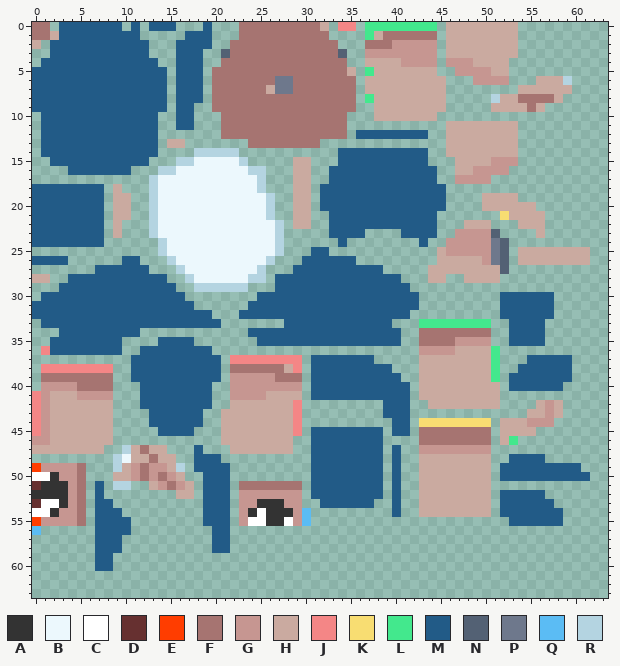
Edited in one commit: pixel-art sprite (models/gnome/redTexture/face.png). Above is the file before it was changed.
The file is 64x64 pixels.
Palette (. is transparent): A #333333  B #ecf8fd  C #ffffff  D #663030  E #ff3d00  F #a67471  G #c69691  H #caaaa0  J #f48686  K #f8dd72  L #43e88d  M #225b87  N #536174  P #6e788c  Q #5bbcf4  R #b4d4e1
Now the later version:
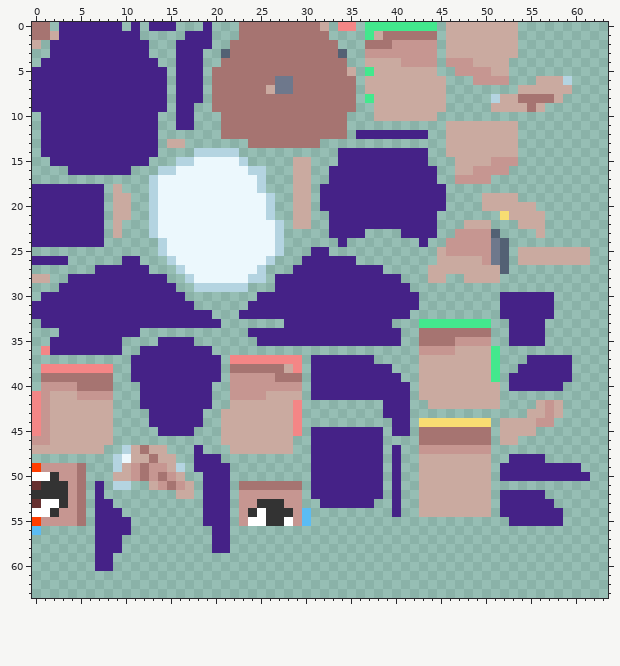
The edit:
Colour M changes from #225b87 to #452287.
Colour H replaces colour G in row 44 at x 55.
Colour H replaces colour L in row 46 at x 53.
Changed places in both pictures, as pixel boxes (x1, y1, x2, y2):
changed: (32, 22, 446, 571)
changed: (500, 292, 590, 526)
